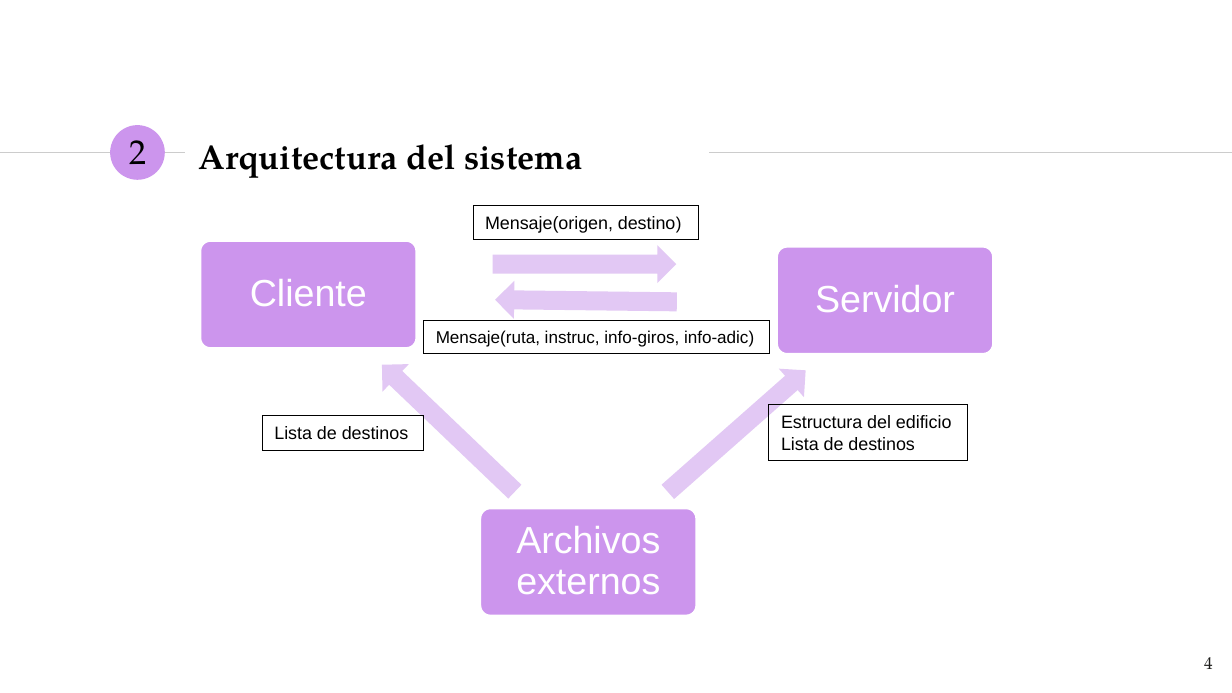
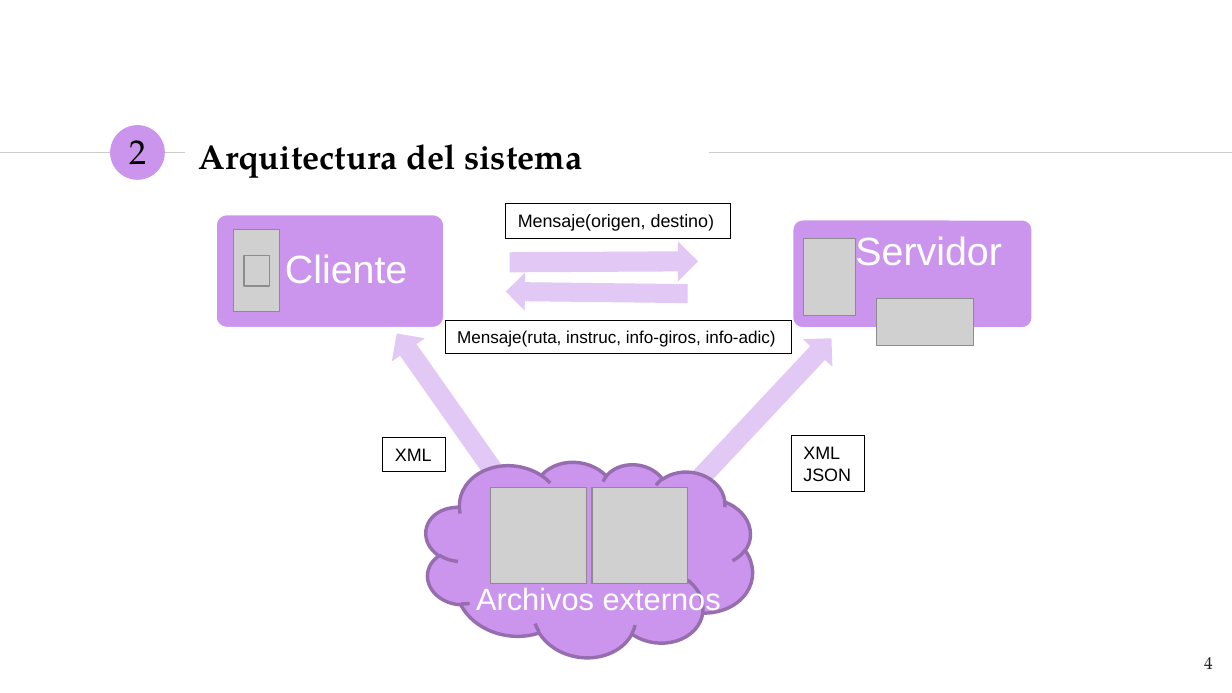
Before and after one commit to NILGroup/TFG-1920-DiscapacidadVisual, a slide deck: slide 4 of Defensa/presentaciónFinal.pptx. Drawn at 1232x693 pixels with LibreOffice and Linux fonts; fonts in the diff are those of the drawing; grey boxes stand for pictures. Boxes give left, top, right and bottom in pixels: in the first picture for what was removed or moved away, otherwise in the second. Text is boxed around its words. In the diff, an @@ line names an element or a change of style, - is before the commit and + after.

```diff
--- a/Defensa/presentaciónFinal.pptx
+++ b/Defensa/presentaciónFinal.pptx
@@ rectangle "Mensaje(origen, destino)": place and size @@
-rectangle "Mensaje(origen, destino)" at (473, 206, 699, 240)
+rectangle "Mensaje(origen, destino)" at (505, 205, 731, 239)
@@ rounded rectangle: place and size @@
-rounded rectangle at (200, 240, 418, 349)
+rounded rectangle at (216, 213, 445, 328)
@@ text "Cliente": place and size @@
-text "Cliente" at (250, 279, 367, 306)
+text "Cliente" at (285, 254, 407, 283)
@@ picture added at (234, 230, 280, 312) @@
@@ rounded rectangle: place and size @@
-rounded rectangle at (776, 246, 994, 355)
+rounded rectangle at (792, 219, 1034, 329)
@@ size 22 to 23 pt in 3 elements at (539, 511, 690, 593), (285, 254, 407, 283), (855, 236, 1001, 273) @@
@@ text "Servidor": place and size @@
-text "Servidor" at (815, 285, 955, 312)
+text "Servidor" at (855, 236, 1001, 273)
@@ picture added at (803, 238, 855, 315) @@
@@ picture added at (244, 255, 270, 286) @@
@@ left arrow: place and size @@
-left arrow at (493, 245, 676, 283)
+left arrow at (510, 241, 699, 283)
@@ right arrow: place and size @@
-right arrow at (495, 281, 678, 321)
+right arrow at (506, 272, 689, 313)
@@ picture added at (877, 298, 975, 346) @@
@@ left arrow at (381, 322, 522, 500): rotation 43 to 54 degrees @@
@@ rectangle "Mensaje(ruta, instruc, info-giros, info-adic)": place and size @@
-rectangle "Mensaje(ruta, instruc, info-giros, info-adic)" at (424, 320, 770, 354)
+rectangle "Mensaje(ruta, instruc, info-giros, info-adic)" at (445, 320, 791, 354)
@@ right arrow at (686, 324, 847, 492): rotation 318 to 313 degrees @@
@@ rectangle "XML": place and size @@
-rectangle "XML" at (262, 416, 424, 451)
+rectangle "XML" at (383, 437, 446, 472)
@@ text in rectangle at (395, 448, 432, 461): text changed @@
-Lista de destinos
+XML
@@ cloud added at (412, 437, 765, 678), fill #CC95ED, outline #976EAF 2 pt @@
@@ rectangle "XML": place and size @@
-rectangle "XML" at (769, 405, 967, 461)
+rectangle "XML" at (791, 436, 864, 492)
@@ text in rectangle at (803, 446, 851, 481): text changed @@
-Estructura del edificio
-Lista de destinos
+XML
+JSON
@@ picture added at (490, 488, 585, 583) @@
@@ rounded rectangle: place and size @@
-rounded rectangle at (479, 508, 697, 616)
+rounded rectangle at (500, 494, 729, 609)
@@ text "Archivos externos": place and size @@
-text "Archivos externos" at (516, 526, 660, 594)
+text "Archivos externos" at (539, 511, 690, 593)
@@ picture added at (593, 488, 687, 583) @@
@@ text added at (476, 586, 721, 616), 18 pt, text #FFFFFF @@
+Archivos externos
```
Also in this commit, not shown: 2 other slides changed, 2 other files.
